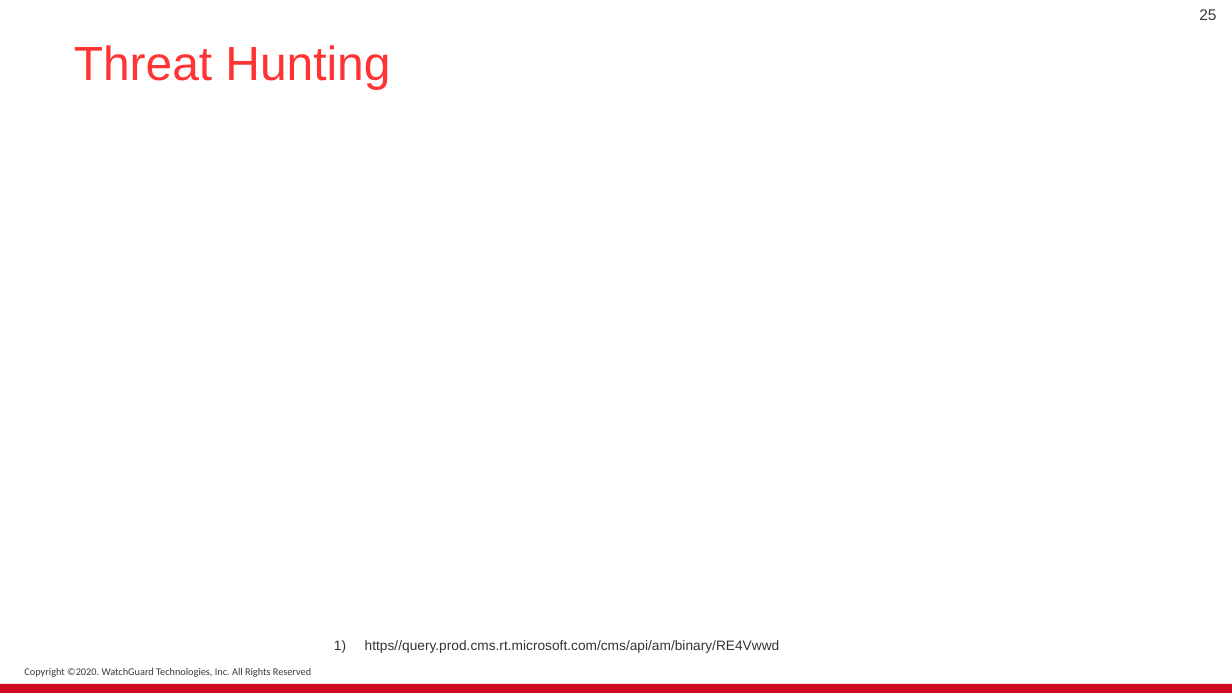
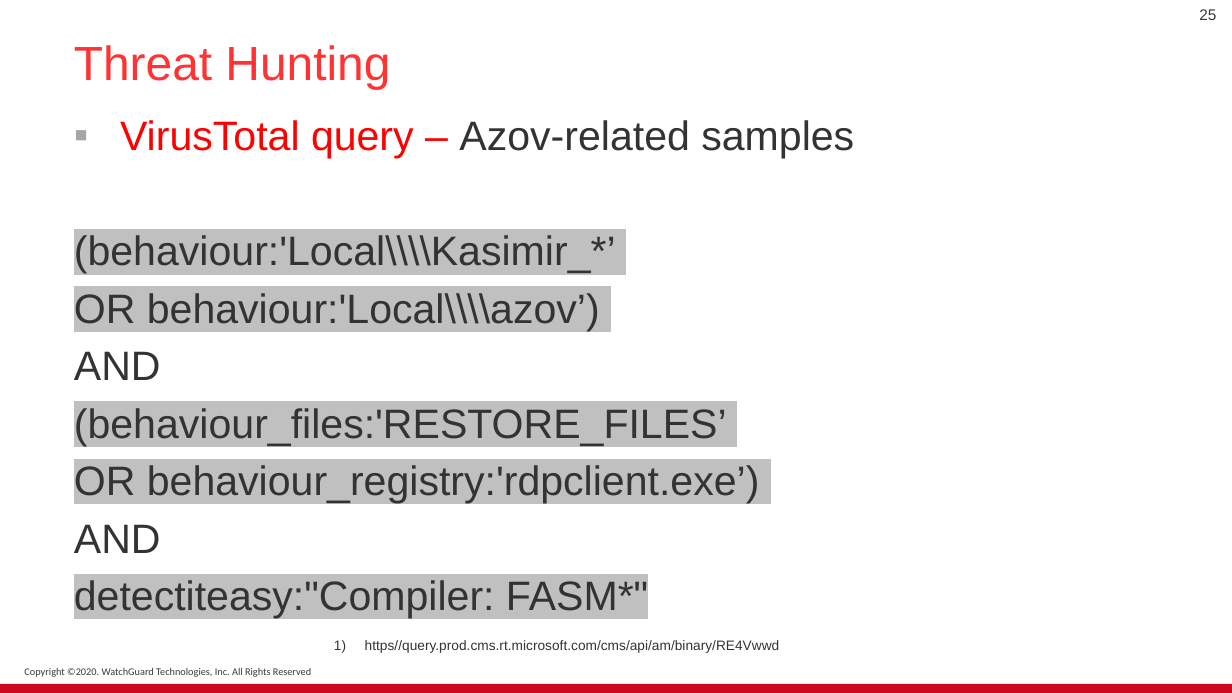
Before and after one commit to ashubits/CyberwarfareTopicPresentation, a slide deck: slide 25 of Tv0.pptx. Drawn at 1232x693 pixels with LibreOffice and Linux fonts; fonts in the diff are those of the drawing. Boxes give left, top, right and bottom in pixels: in the first picture for what was removed or moved away, otherwise in the second. Text is boxed around its words. In the diff, an @@ line names an element or a change of style, - is before the commit and + after.

```diff
--- a/Tv0.pptx
+++ b/Tv0.pptx
@@ text added at (74,120,854,619), 24 pt, text #333333 @@
+▪ VirusTotal query – Azov-related samples
+(behaviour:'Local\\\\Kasimir_*’
+OR behaviour:'Local\\\\azov’)
+AND
+(behaviour_files:'RESTORE_FILES’
+OR behaviour_registry:'rdpclient.exe’)
+AND
+detectiteasy:"Compiler: FASM*"
```
Also in this commit, not shown: 1 other slide changed.
